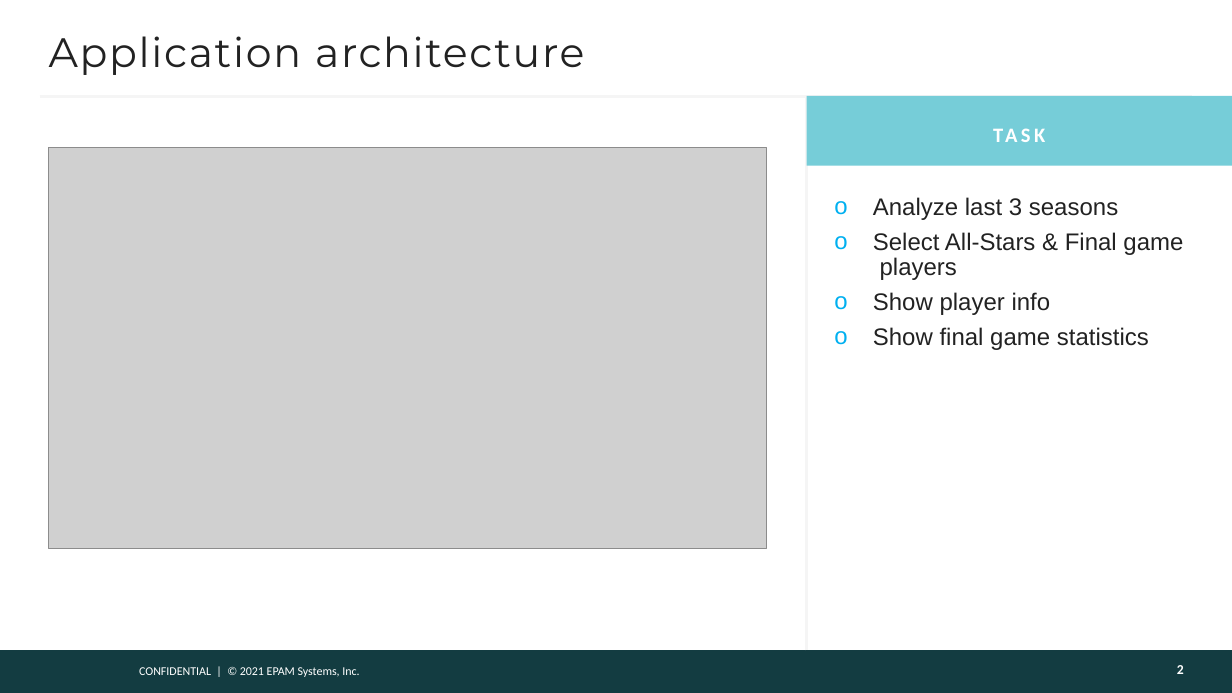
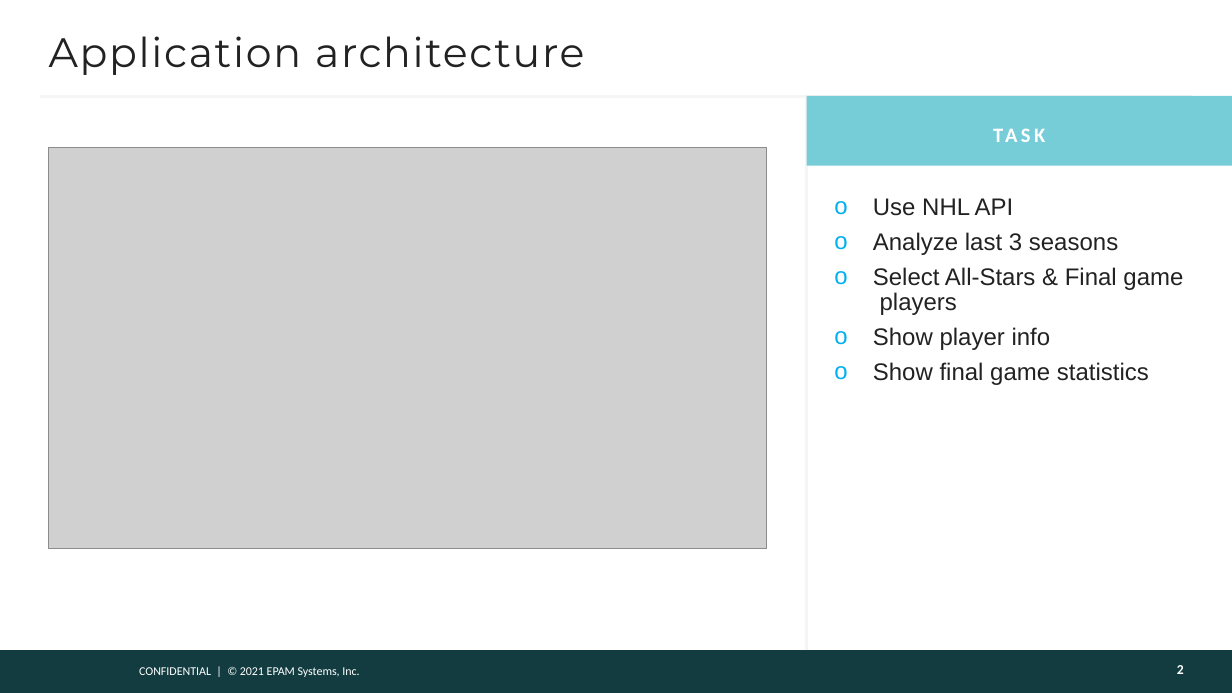
Before and after one commit to mskalmykov/nhltop, a slide deck: slide 2 of mskalmykov_diploma.pptx. Drawn at 1232x693 pixels with LibreOffice and Linux fonts; fonts in the diff are those of the drawing; grey boxes stand for pictures; background and template pictures are left out. Boxes give left, top, right and bottom in pixels: in the first picture for what was removed or moved away, otherwise in the second. Text is boxed around its words. In the diff, an @@ line names an element or a change of style, - is before the commit and + after.

```diff
--- a/mskalmykov_diploma.pptx
+++ b/mskalmykov_diploma.pptx
@@ text at (x1=873, y1=198, x2=1014, y2=216): paragraph added @@
+o Use NHL API
```
Also in this commit, not shown: 4 other slides changed, 1 slide added.
